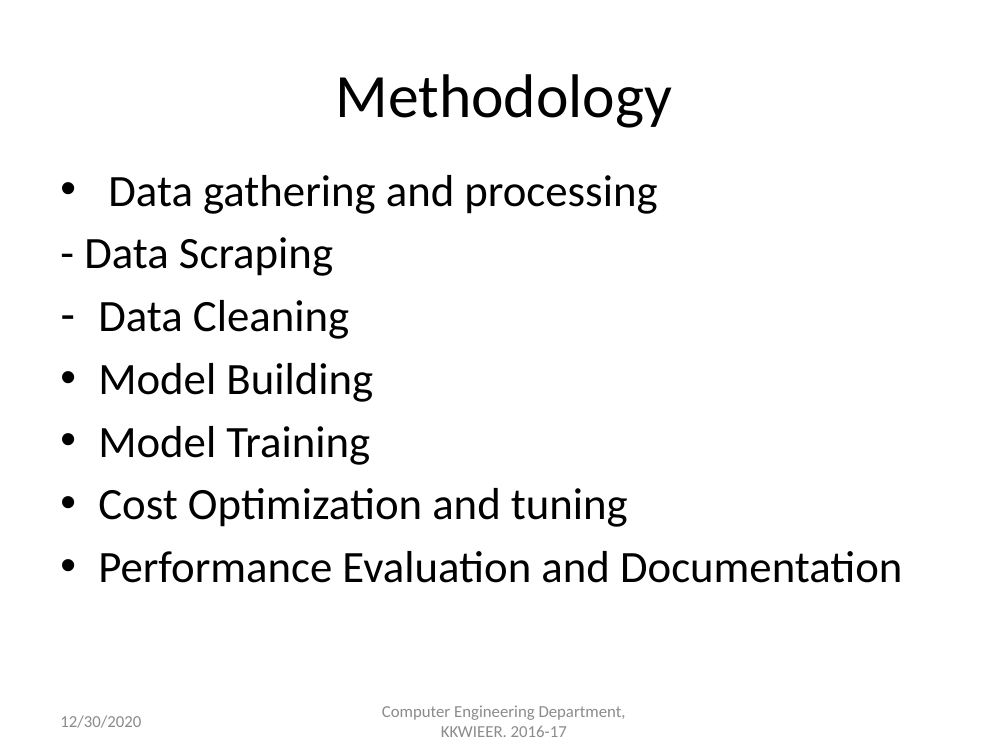
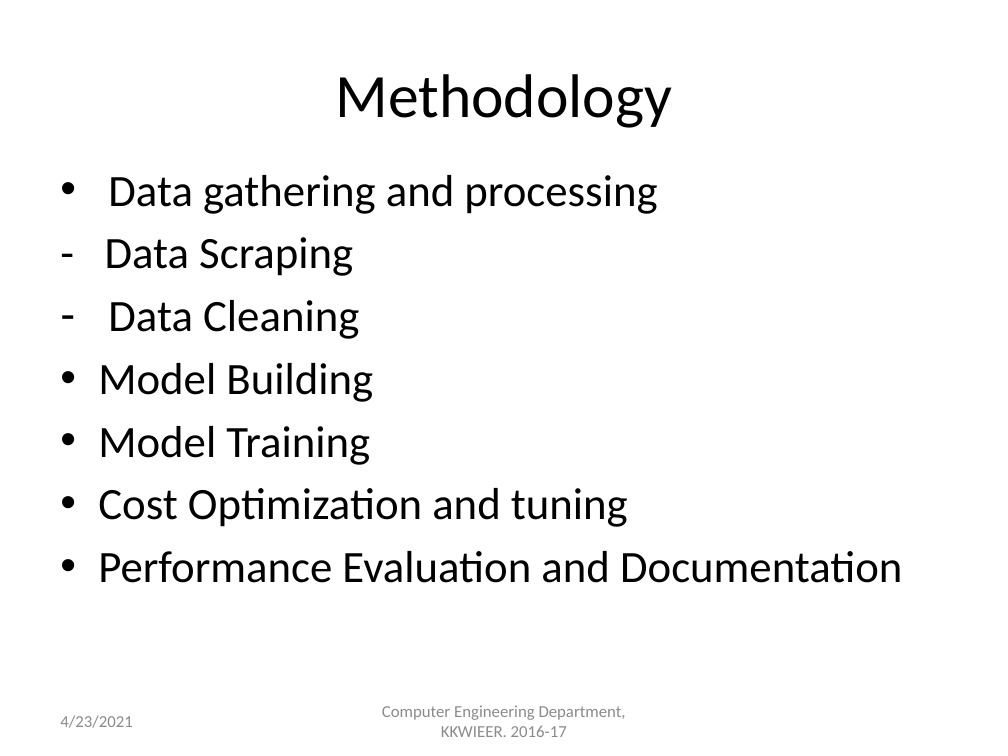
Before and after one commit to obi-wan-shinobi/Literature-Review, a slide deck: slide 16 of Presentation/Stage_1/stage_1_report_ppt.pptx. Drawn at 1008x756 pixels with LibreOffice and Linux fonts; fonts in the diff are those of the drawing. Boxes give left, top, right and bottom in pixels: in the first picture for what was removed or moved away, otherwise in the second. Text is boxed around its words. In the diff, an @@ line names an element or a change of style, - is before the commit and + after.

```diff
--- a/Presentation/Stage_1/stage_1_report_ppt.pptx
+++ b/Presentation/Stage_1/stage_1_report_ppt.pptx
@@ text "Data gathering and processing" rewrapped from bbox=[84, 175, 902, 583] to bbox=[98, 175, 902, 583] @@
@@ text at bbox=[60, 715, 132, 728]: text changed @@
-12/30/2020
+4/23/2021
```
Also in this commit, not shown: 21 other slides changed, 3 other files.
